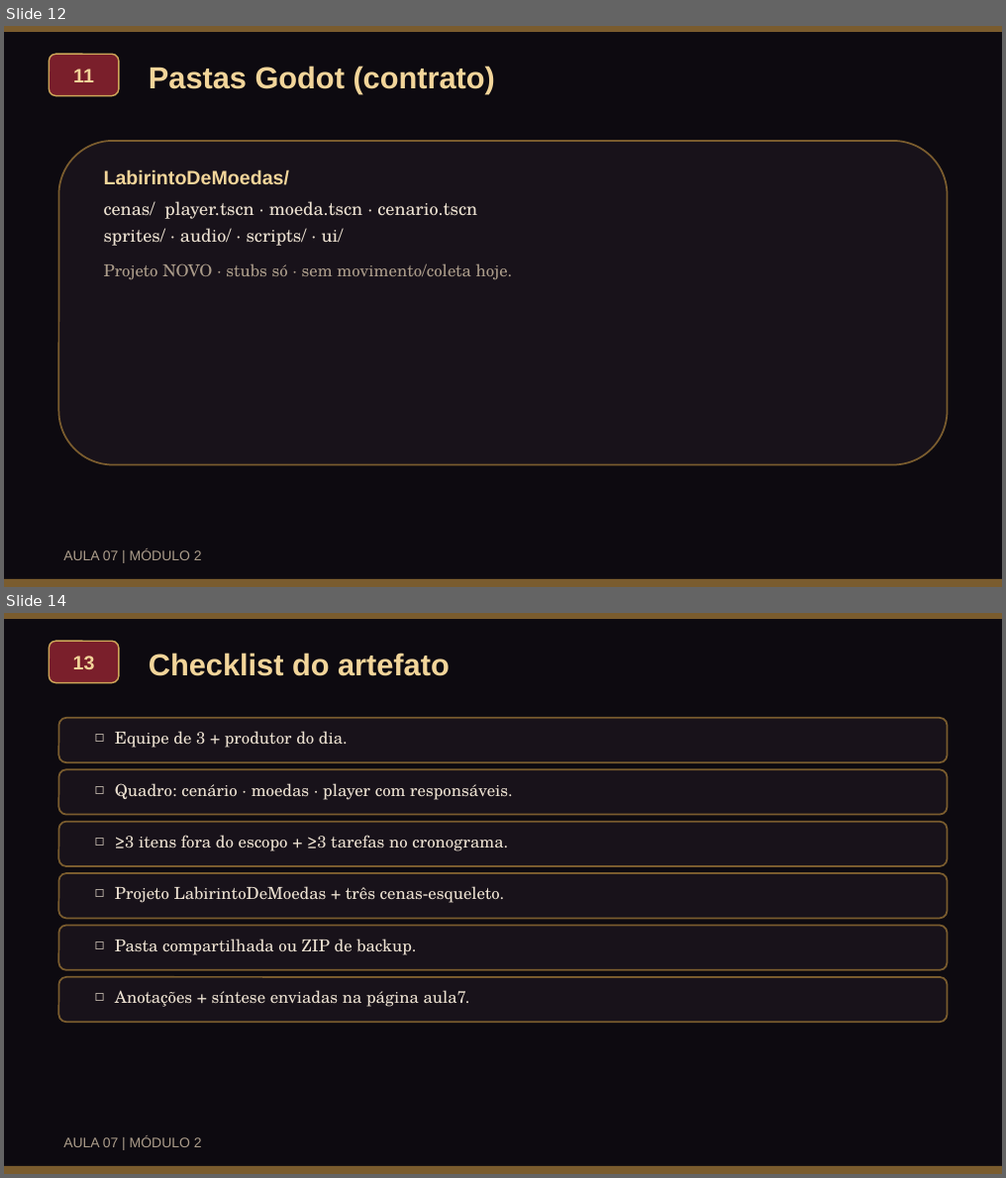
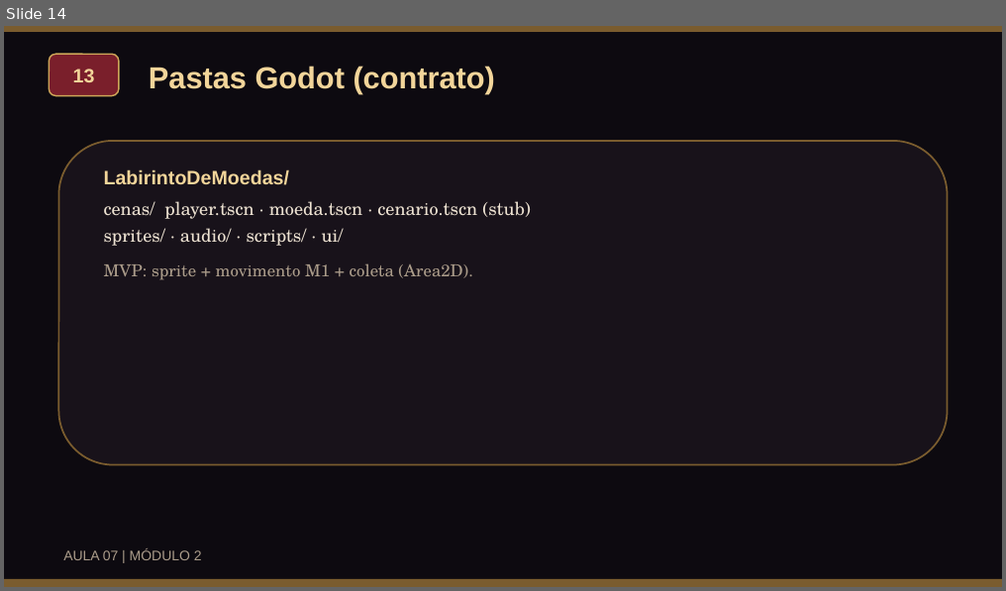
Before and after one commit to VonLuqi/fundamentos-de-jogos-digitais, a slide deck: assets/docs/aulas/aula07_papeis_workflow_slides.pptx. Shown one above the other, each under a label of ours: slides 12 and 14 before the commit, slide 14 after it; the slides between them are not shown. The pictures are 1006x1178 and 1006x591 pixels, drawn with LibreOffice and Linux fonts; fonts in the diff are those of the drawing. Boxes give left, top, right and bottom in pixels: in the first picture for what was removed or moved away, otherwise in the second. Text is boxed around its words. In the diff, an @@ line names an element or a change of style, - is before the commit and + after.

```diff
--- a/assets/docs/aulas/aula07_papeis_workflow_slides.pptx
+++ b/assets/docs/aulas/aula07_papeis_workflow_slides.pptx
@@ slide 14 removed at (4, 613, 1002, 1174), background #FFFFFF @@
@@ rectangle removed at (4, 613, 1002, 1173) @@
@@ rectangle removed at (4, 613, 1002, 619) @@
@@ rounded rectangle removed at (49, 641, 119, 683) @@
-13
@@ text removed at (149, 653, 450, 676) @@
-Checklist do artefato
@@ rounded rectangle removed at (58, 718, 947, 762) @@
@@ text removed at (115, 731, 348, 748) @@
-□ Equipe de 3 + produtor do dia.
@@ rounded rectangle removed at (58, 769, 947, 815) @@
@@ text removed at (115, 783, 513, 800) @@
-□ Quadro: cenário · moedas · player com responsáveis.
@@ rounded rectangle removed at (58, 822, 947, 866) @@
@@ text removed at (115, 835, 508, 852) @@
-□ ≥3 itens fora do escopo + ≥3 tarefas no cronograma.
@@ rounded rectangle removed at (58, 873, 947, 918) @@
@@ text removed at (115, 886, 505, 903) @@
-□ Projeto LabirintoDeMoedas + três cenas-esqueleto.
@@ rounded rectangle removed at (58, 926, 947, 970) @@
@@ text removed at (115, 939, 416, 956) @@
-□ Pasta compartilhada ou ZIP de backup.
@@ rounded rectangle removed at (58, 977, 947, 1022) @@
@@ text removed at (115, 990, 470, 1007) @@
-□ Anotações + síntese enviadas na página aula7.
@@ text removed at (63, 1137, 202, 1148) @@
-AULA 07 | MÓDULO 2
@@ rectangle removed at (4, 1165, 1002, 1173) @@
@@ what was slide 12 is now slide 14 @@
@@ slide 14 changed as well @@
@@ text in rounded rectangle at (73, 69, 95, 82): text changed @@
-11
+13
@@ text at (104, 201, 531, 219): text changed @@
-cenas/ player.tscn · moeda.tscn · cenario.tscn
+cenas/ player.tscn · moeda.tscn · cenario.tscn (stub)
@@ text at (104, 264, 472, 280): text changed @@
-Projeto NOVO · stubs só · sem movimento/coleta hoje.
+MVP: sprite + movimento M1 + coleta (Area2D).
```
Also in this commit, not shown: 6 other slides changed, 10 slides added, 7 other slides removed, 43 other files.
